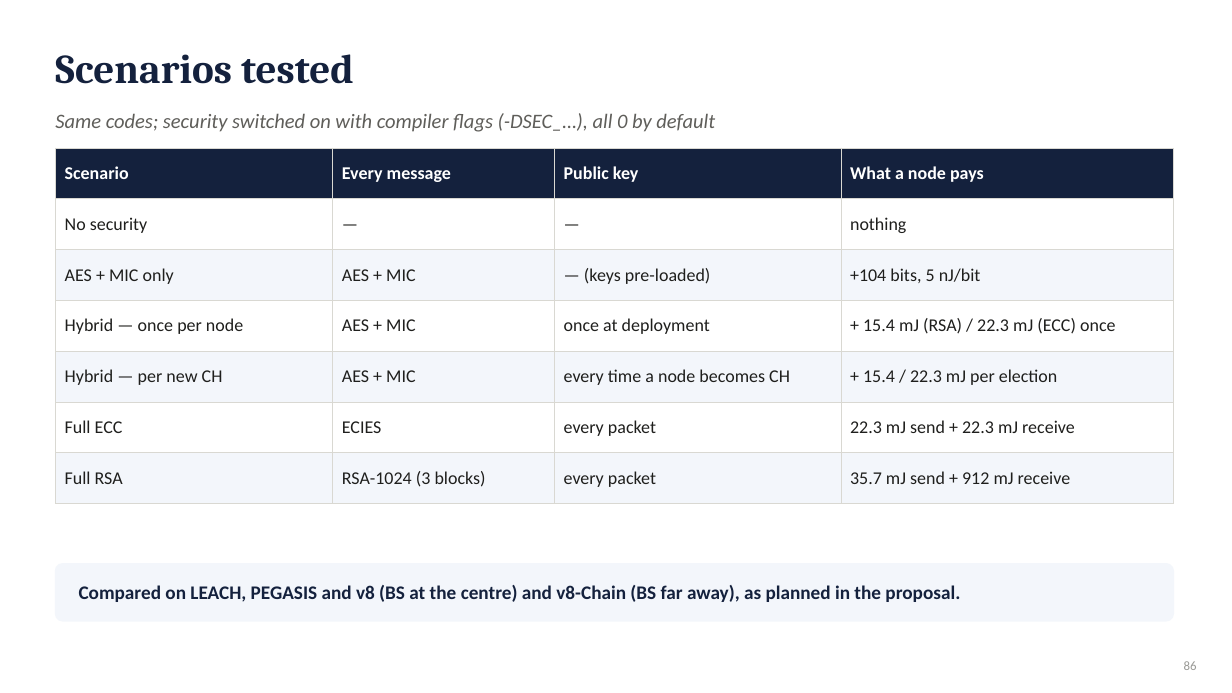
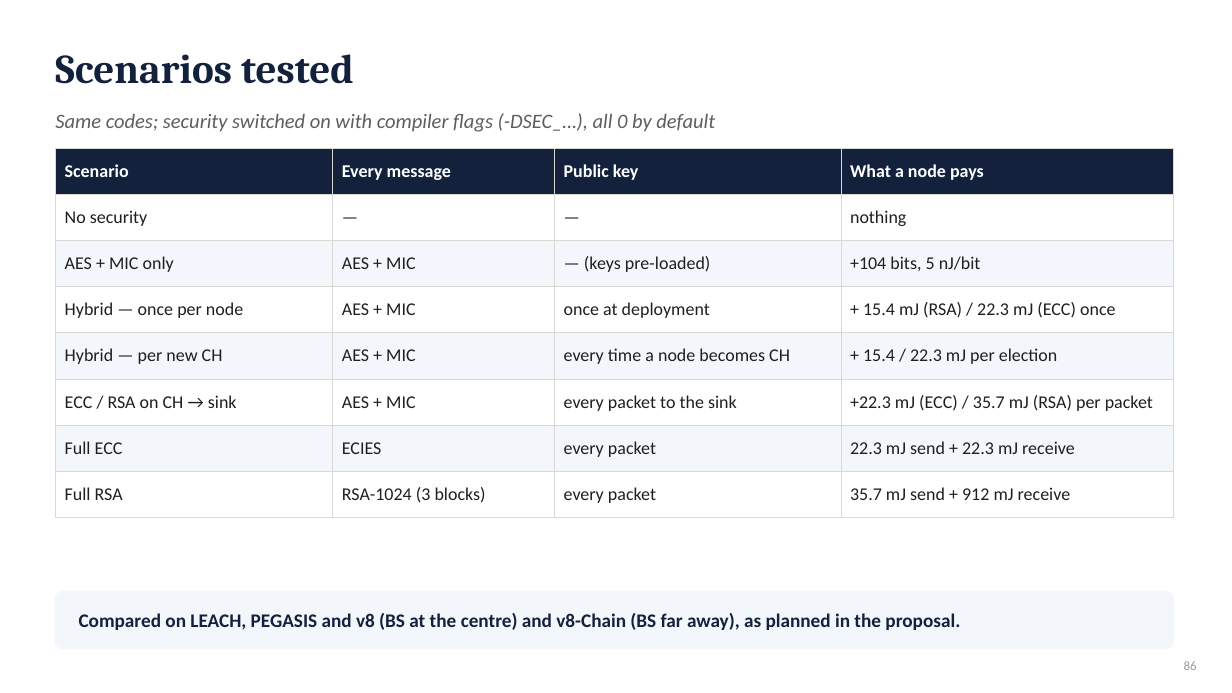
Before and after one commit to RahmaOshba/Routing-Protocols, a slide deck: slide 86 of thesis-final/Thesis_Defense_v8-Chain.pptx. Drawn at 1232x693 pixels with LibreOffice and Linux fonts; fonts in the diff are those of the drawing. Boxes give left, top, right and bottom in pixels: in the first picture for what was removed or moved away, otherwise in the second. Text is boxed around its words. In the diff, an @@ line names an element or a change of style, - is before the commit and + after.

```diff
--- a/thesis-final/Thesis_Defense_v8-Chain.pptx
+++ b/thesis-final/Thesis_Defense_v8-Chain.pptx
@@ table at bbox=[55, 148, 1174, 507] @@
+row 6: ECC / RSA on CH → sink | AES + MIC | every packet to the sink | +22.3 mJ (ECC) / 35.7 mJ (RSA) per packet
@@ rounded rectangle: place and size @@
-rounded rectangle at bbox=[55, 564, 1174, 621]
+rounded rectangle at bbox=[55, 592, 1174, 649]
@@ text "Compared on LEACH, PEGASIS and ...": place and size @@
-text "Compared on LEACH, PEGASIS and ..." at bbox=[79, 585, 960, 602]
+text "Compared on LEACH, PEGASIS and ..." at bbox=[79, 613, 960, 630]
```
Also in this commit, not shown: 7 other slides changed, 1 slide added, 51 other files.
